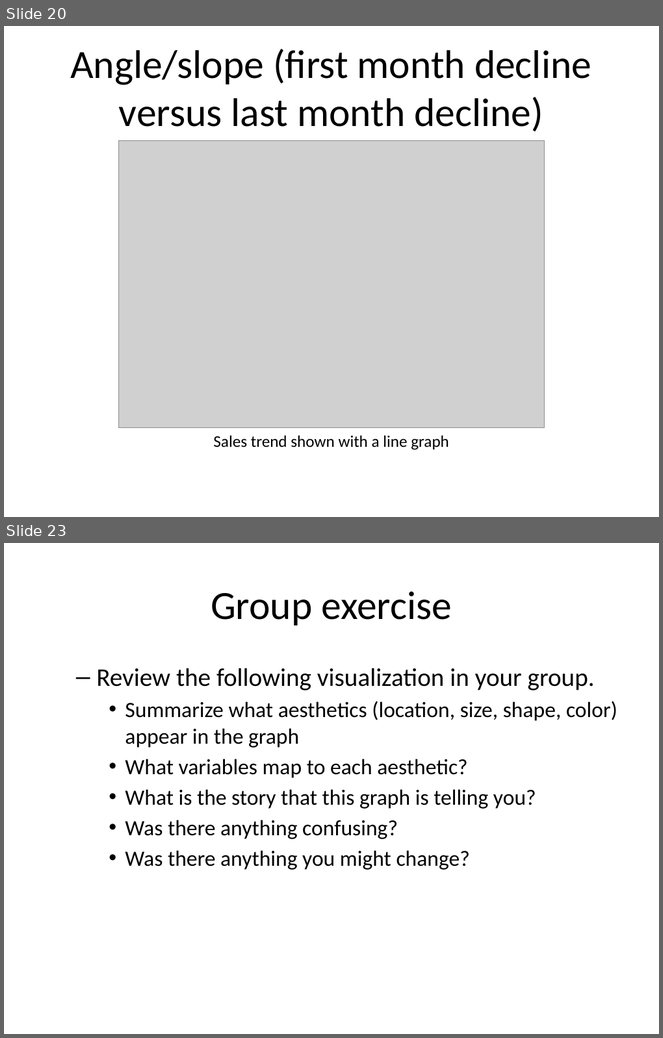
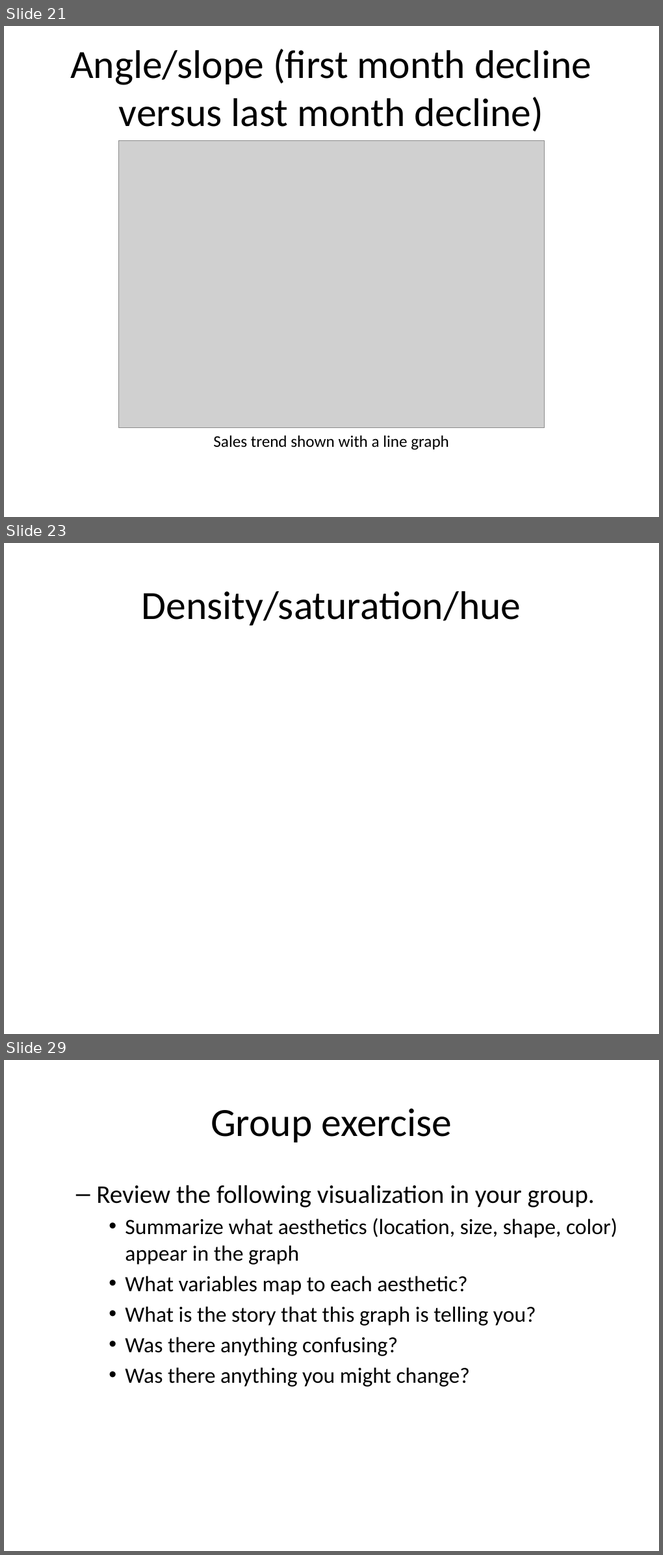
Before and after one commit to pmean/data-visualization, a slide deck: src/data-visualization-02-bars.pptx. Shown one above the other, each under a label of ours: slides 20 and 23 before the commit, slides 21, 23 and 29 after it; the slides between them are not shown. The pictures are 663x1038 and 663x1555 pixels, drawn with LibreOffice and Linux fonts; fonts in the diff are those of the drawing; grey boxes stand for pictures. Boxes give left, top, right and bottom in pixels: in the first picture for what was removed or moved away, otherwise in the second. Text is boxed around its words. In the diff, an @@ line names an element or a change of style, - is before the commit and + after.

```diff
--- a/src/data-visualization-02-bars.pptx
+++ b/src/data-visualization-02-bars.pptx
@@ slide 23 added at (4,543,659,1034), background #FFFFFF @@
@@ title added at (142,591,521,626), 44 pt, text #000000 @@
+Density/saturation/hue
@@ what was slide 20 is now slide 21 @@
@@ what was slide 23 is now slide 29 @@
```
Also in this commit, not shown: 3 slides changed, 6 other slides added, 1 slide removed, 3 other files.
